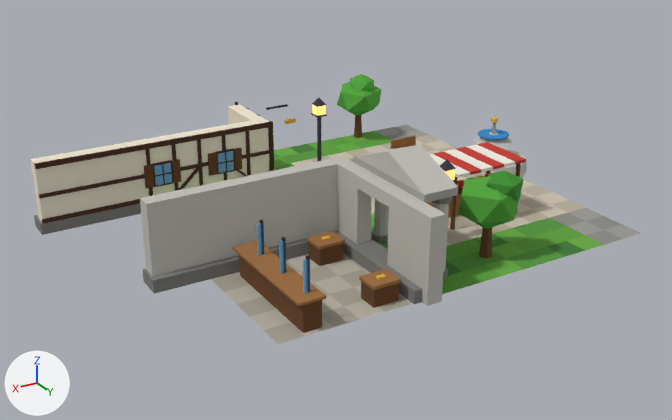
Renders of the glTF model assets/models/town/chunk_2_2.glb from each side of a commit.
Rendered twice from a 50 mm lens placed at (59.3, -9.7, 15.2), pointed at (41.5, -39.3, 0.4). Lighting does not change. The marker at lower left points along +X, +Y and +Z. The picture after the commit comes second. Vertices at exactly the same position are counted once.

Objects in the first picture: 'chunk_2_2'.
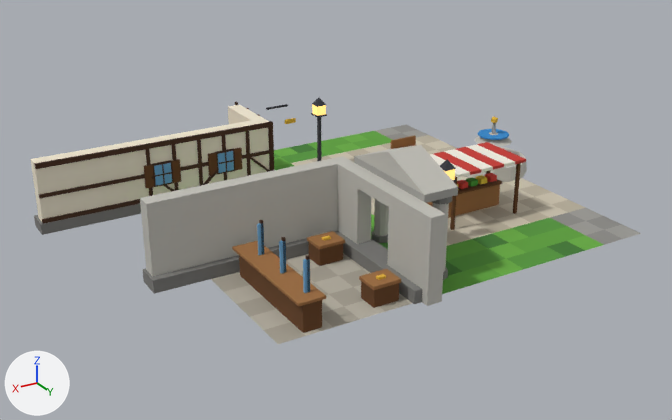
The edits, one by one:
me_chunk_2_2 is used by ob_chunk_2_2; location (0.0, 0.0, 0.0).
Verts and faces of me_chunk_2_2; kept vertices keep their numbers, new ones are numbered from 1490.
Before the commit, vertices of me_chunk_2_2: 1128 (43.2, -43.9, 0.6), 1129 (43.2, -44.0, 0.6), 1130 (43.1, -44.0, 0.6) at pixel (248, 175), 1131 (43.1, -43.9, 0.6) at pixel (249, 176), 1132 (44.2, -43.9, 1.5) at pixel (226, 163).
Before the commit, vertices of me_chunk_2_2: 1133 (44.2, -44.0, 1.5), 1134 (44.1, -44.0, 1.5), 1135 (44.1, -43.9, 1.5) at pixel (227, 161), 1136 (45.4, -43.9, 1.5) at pixel (200, 168), 1137 (45.4, -44.0, 1.5) at pixel (199, 167).
Before the commit, vertices of me_chunk_2_2: 1138 (45.4, -44.0, 1.5) at pixel (197, 166), 1139 (45.4, -43.9, 1.5) at pixel (198, 166), 1140 (46.3, -43.9, 0.6), 1141 (46.3, -44.0, 0.6), 1142 (46.4, -44.0, 0.6) at pixel (177, 190).
Before the commit, vertices of me_chunk_2_2: 1143 (46.4, -43.9, 0.6).
me_chunk_2_2 had 1490 vertices, 2534 faces and spanned x 30.9..52.1, y -48.8..-31.6, z 0.0..4.3.
me_chunk_2_2 now has 1426 vertices, 2426 faces and spans x 30.9..52.1, y -48.0..-31.6, z 0.0..4.3.
me_chunk_2_2 part 1: 6 loose pieces with 72 vertices, spanning x 34.0..39.7, y -48.8..-32.5, z 0.0..3.4, are deleted.
Part 2, on me_chunk_2_2:
Vertices 1128 to 1143 move by (-1.1, 0.0, 0.0).
Other edits to the shape of me_chunk_2_2 do not show in these pictures.
me_chunk_2_2 no longer uses material mat_trunk.
me_chunk_2_2 no longer uses material mat_leaf_a.

Where the change shows, as pixel boxes (x1, y1, x2, y2) in the pictures (672 x 420 px; the box of a moved part takes in the faces that stretch with it):
'chunk_2_2', reshaped (9% shorter)
    before: (31, 74, 641, 344)
    after: (31, 98, 641, 344)
part 1 of me_chunk_2_2, deleted
    before: (337, 74, 524, 258)
part 2 of me_chunk_2_2, moved or reshaped
    before: (179, 166, 247, 190)
    after: (203, 157, 270, 185)
